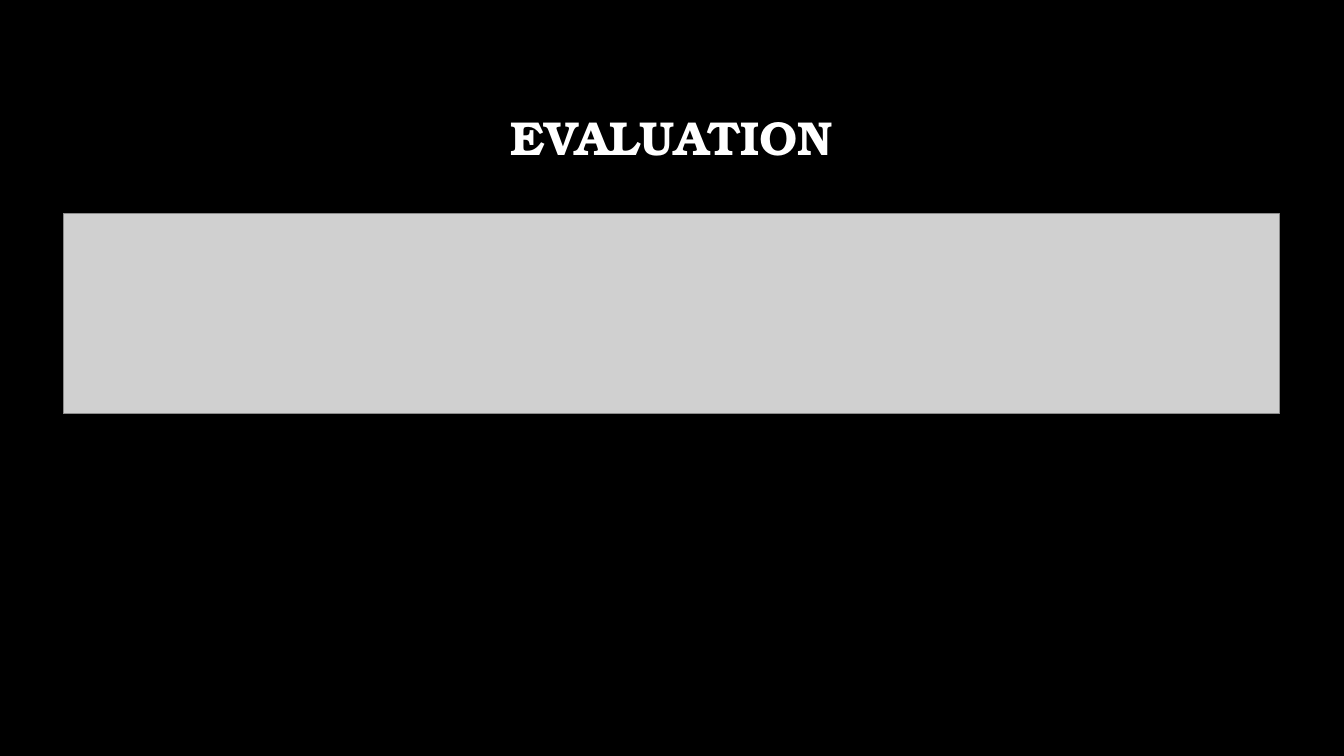
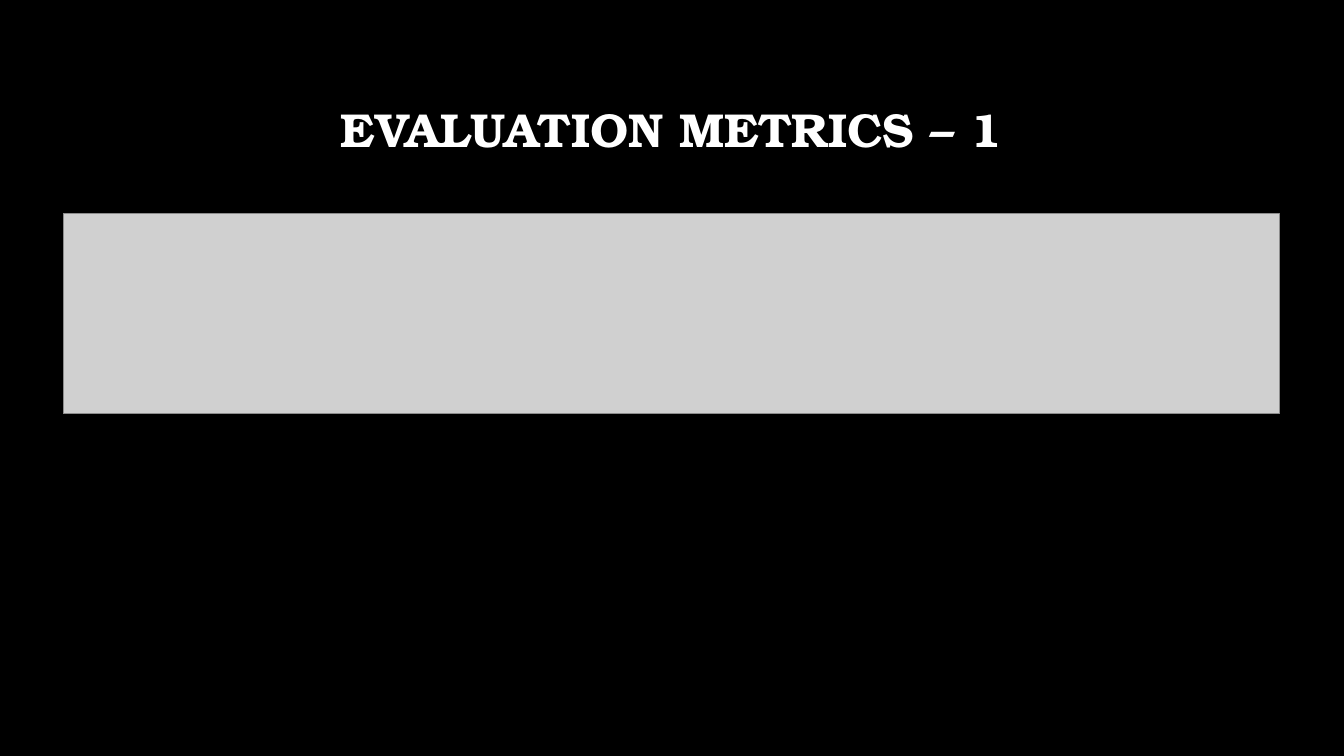
Before and after one commit to ramkrishnayprk/patriots, a slide deck: slide 17 of documentation/Presentation-IMDB_RAG-Model.pptx (slide 15 before the commit). Drawn at 1344x756 pixels with LibreOffice and Linux fonts; fonts in the diff are those of the drawing; grey boxes stand for pictures; background and template pictures are left out. Boxes give left, top, right and bottom in pixels: in the first picture for what was removed or moved away, otherwise in the second. Text is boxed around its words. In the diff, an @@ line names an element or a change of style, - is before the commit and + after.

```diff
--- a/documentation/Presentation-IMDB_RAG-Model.pptx
+++ b/documentation/Presentation-IMDB_RAG-Model.pptx
@@ title at box(341, 114, 1001, 148): text changed @@
-EVALUATION
+EVALUATION METRICS – 1
```
Also in this commit, not shown: 2 other slides changed, 3 slides added.
